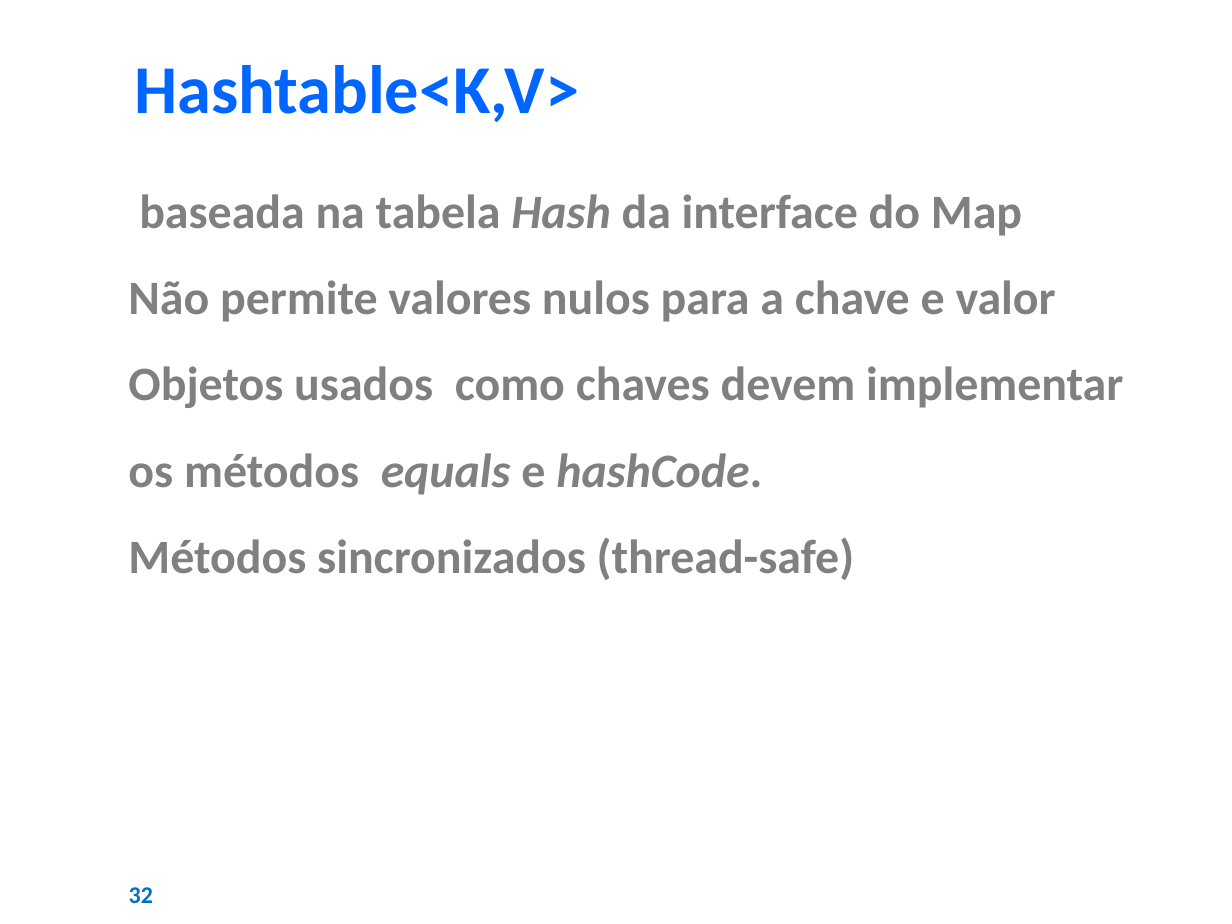
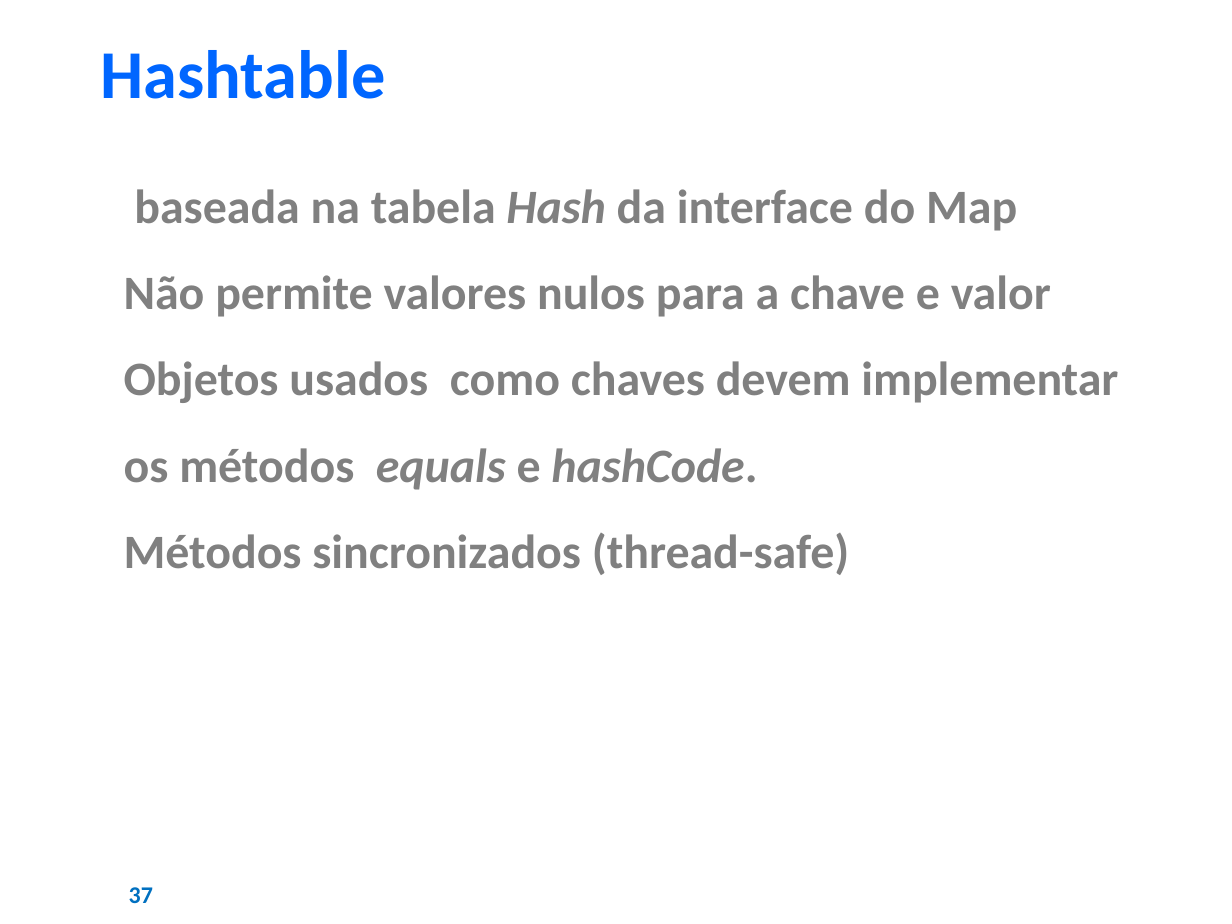
Before and after one commit to AJKFreitas/collections-learning, a slide deck: slide 37 of Estudos - Collections Framework.pptx (slide 32 before the commit). Drawn at 1232x924 pixels with LibreOffice and Linux fonts; fonts in the diff are those of the drawing; background and template pictures are left out. Boxes give left, top, right and bottom in pixels: in the first picture for what was removed or moved away, otherwise in the second. Text is boxed around its words. In the diff, an @@ line names an element or a change of style, - is before the commit and + after.

```diff
--- a/Estudos - Collections Framework.pptx
+++ b/Estudos - Collections Framework.pptx
@@ text at <box>101,50,386,99</box>: text changed @@
-Hashtable<K,V>
+Hashtable
@@ text "baseada na tabela Hash da ...": place and size @@
-text "baseada na tabela Hash da ..." at <box>128,194,1123,580</box>
+text "baseada na tabela Hash da ..." at <box>124,189,1118,575</box>
@@ page number at <box>129,887,153,903</box>: text changed @@
-32
+37
```
Also in this commit, not shown: 29 other slides changed, 8 slides added, 3 slides removed, 1 other file.
